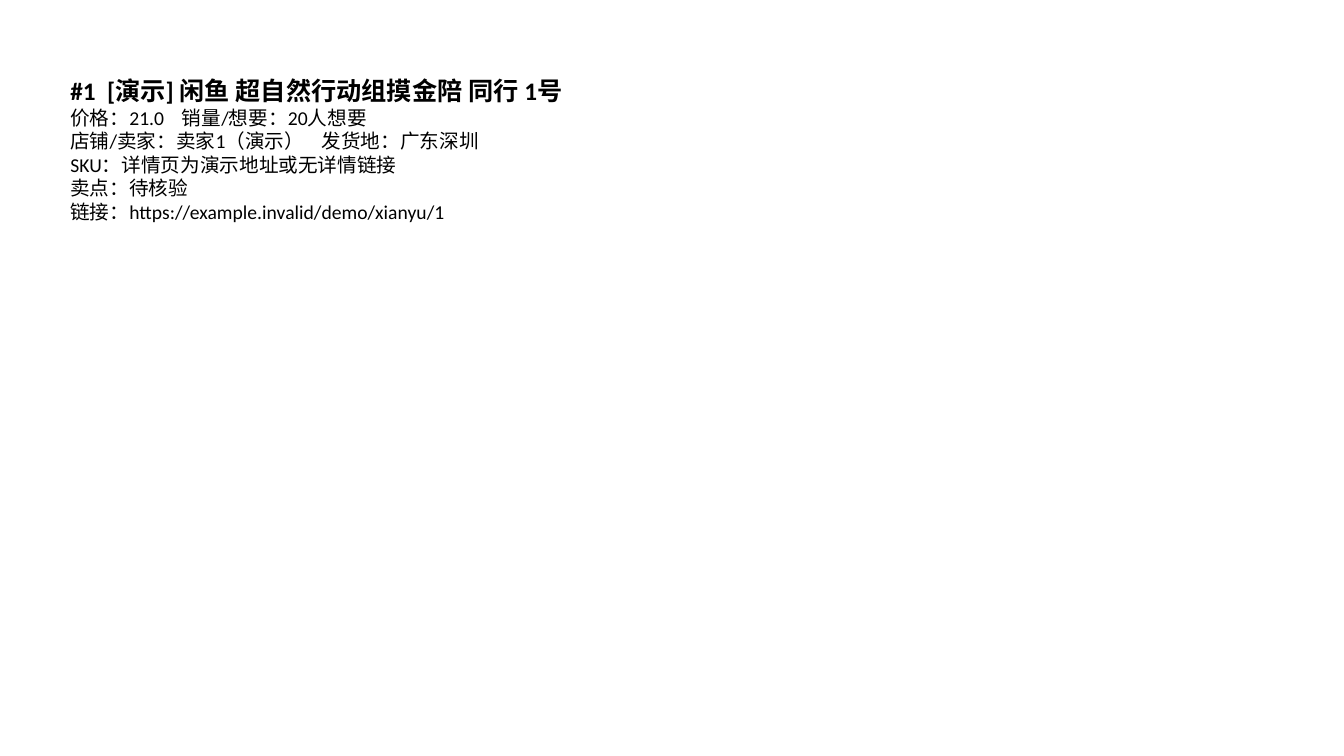
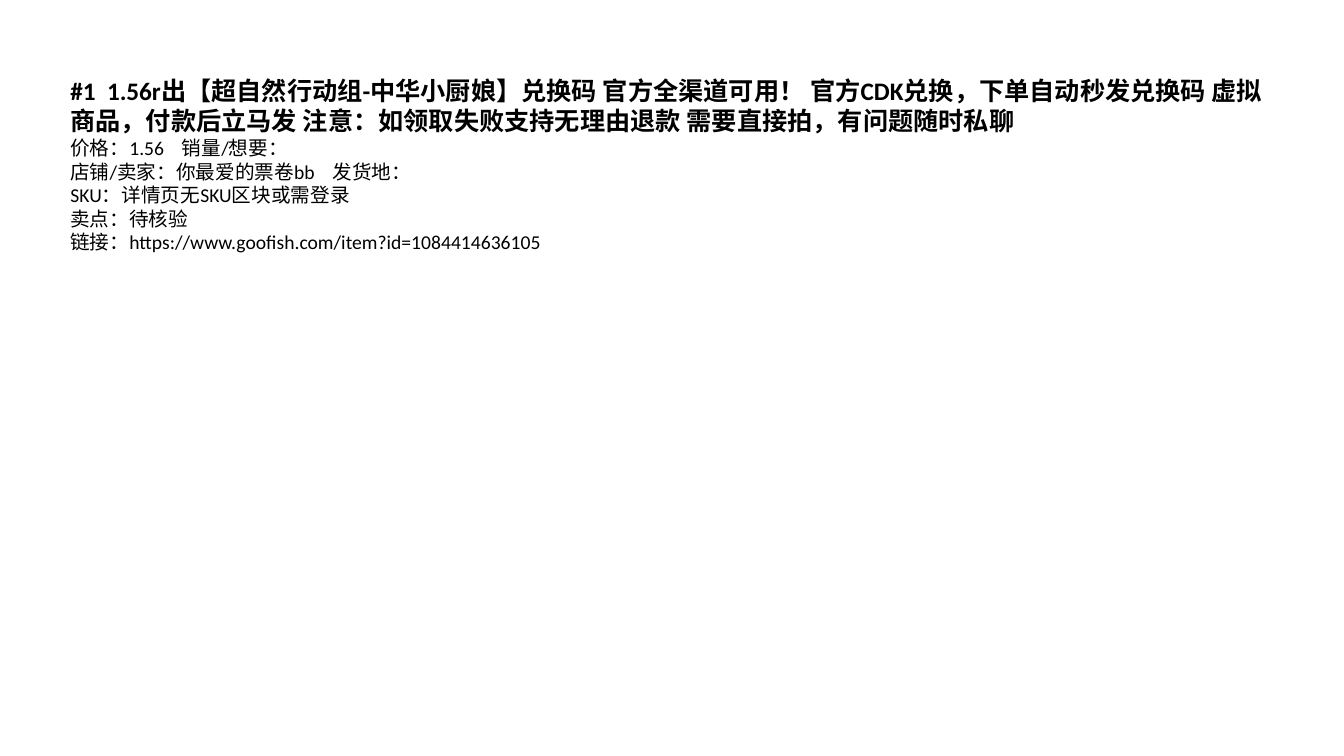
Before and after one commit to 02zhuniu-ship-it/-, a slide deck: slide 2 of archive/2026-09-30/xianyu/PPT报告/闲鱼同行爆款分析-2026-09-30.pptx. Drawn at 1344x756 pixels with LibreOffice and Linux fonts; fonts in the diff are those of the drawing. Boxes give left, top, right and bottom in pixels: in the first picture for what was removed or moved away, otherwise in the second. Text is boxed around its words. In the diff, an @@ line names an element or a change of style, - is before the commit and + after.

Commit message:
配置Apify令牌并启用真实竞品采集（淘宝+闲鱼）
- 将Apify API令牌写入config.json，云端无需加密口令即可使用云浏览器抓真实数据
- 修正Apify采集输入参数为 keywords[] + maxResultsPerKeyword/maxItems
- 调整关键词顺序，宽词在前，避免长尾词单独无结果
- 更新当日归档为真实采集数据（淘宝/闲鱼各15条）及真实商品图片、PPT

```diff
--- a/archive/2026-09-30/xianyu/PPT报告/闲鱼同行爆款分析-2026-09-30.pptx
+++ b/archive/2026-09-30/xianyu/PPT报告/闲鱼同行爆款分析-2026-09-30.pptx
@@ text at [70, 78, 1262, 204]: text changed; size 14 to 18 pt; bold on @@
-#1 [演示] 闲鱼 超自然行动组摸金陪 同行 1号
-价格：21.0 销量/想要：20人想要
-店铺/卖家：卖家1（演示） 发货地：广东深圳
-SKU：详情页为演示地址或无详情链接
+#1 1.56r出【超自然行动组-中华小厨娘】兑换码 官方全渠道可用！ 官方CDK兑换，下单自动秒发兑换码 虚拟商品，付款后立马发 注意：如领取失败支持无理由退款 需要直接拍，有问题随时私聊
+价格：1.56 销量/想要：
+店铺/卖家：你最爱的票卷bb 发货地：
+SKU：详情页无SKU区块或需登录
@@ text at [70, 232, 540, 253]: text changed @@
-链接：https://example.invalid/demo/xianyu/1
+链接：https://www.goofish.com/item?id=1084414636105
```
Also in this commit, not shown: 10 other slides changed, 5 slides added, 42 other files.
